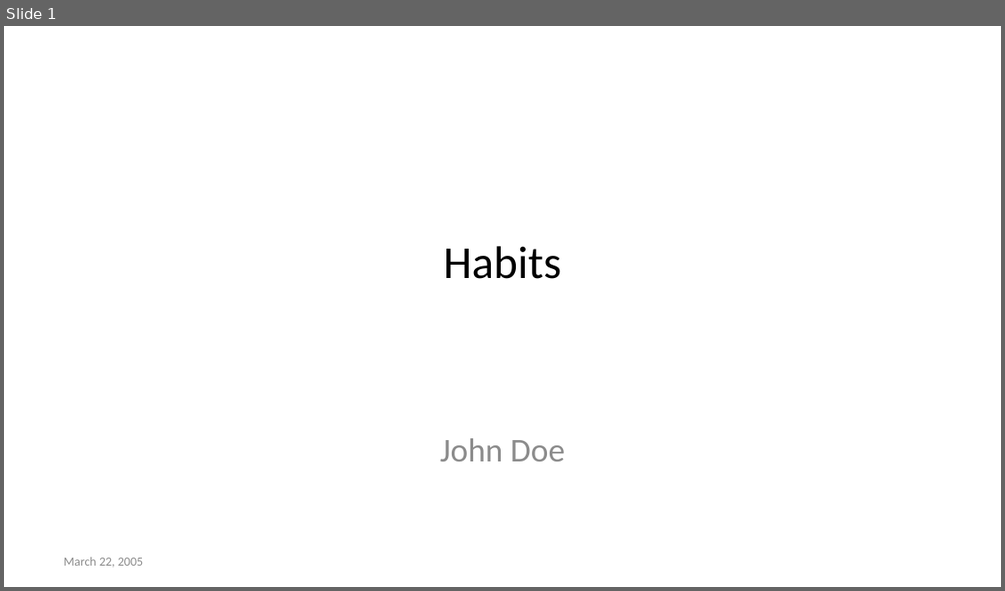
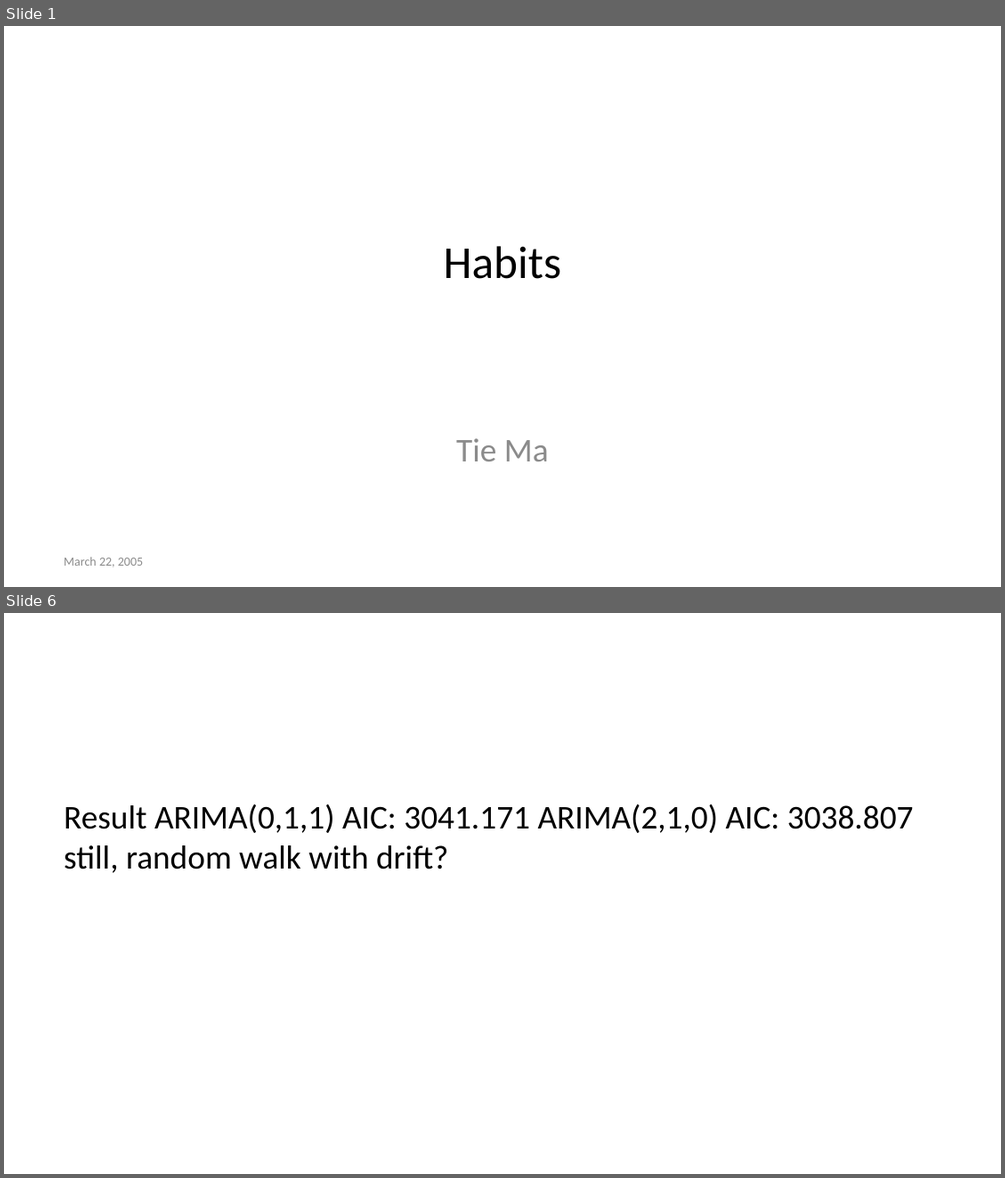
Before and after one commit to Allisterh/VAR_conditional_forecast-ECON-493-forcasting-economy, a slide deck: The research project/The_power_point.pptx. Shown one above the other, each under a label of ours: slide 1 before the commit, slides 1 and 6 after it; the slides between them are not shown. The pictures are 1005x591 and 1005x1178 pixels, drawn with LibreOffice and Linux fonts; fonts in the diff are those of the drawing. Boxes give left, top, right and bottom in pixels: in the first picture for what was removed or moved away, otherwise in the second. Text is boxed around its words. In the diff, an @@ line names an element or a change of style, - is before the commit and + after.

```diff
--- a/The research project/The_power_point.pptx
+++ b/The research project/The_power_point.pptx
@@ slide 6 added at (x1=4, y1=613, x2=1001, y2=1174), background #FFFFFF @@
@@ text added at (x1=64, y1=804, x2=914, y2=873), 24 pt, text #000000 @@
+Result ARIMA(0,1,1) AIC: 3041.171 ARIMA(2,1,0) AIC: 3038.807 still, random walk with drift?
@@ slide 1 changed as well @@
@@ subtitle at (x1=456, y1=438, x2=549, y2=461): text changed @@
-John Doe
+Tie Ma
```
Also in this commit, not shown: 1 other slide changed, 11 other slides added, 6 slides removed, 7 other files.
